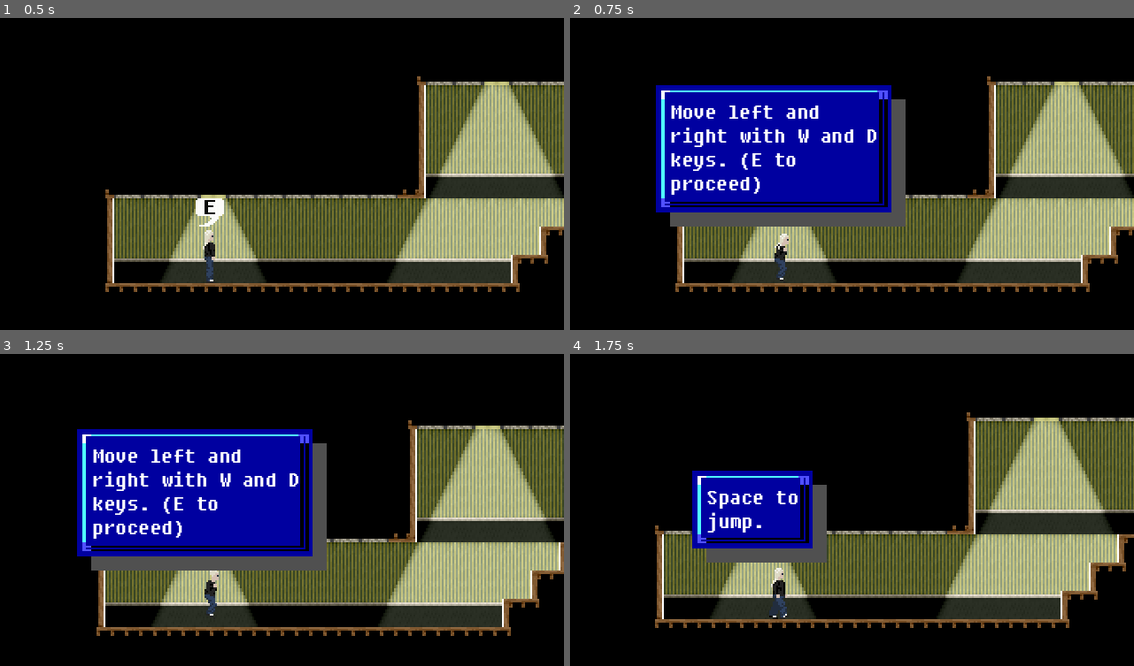
Above: before the commit, frames 1-4 (two rows, left to right).
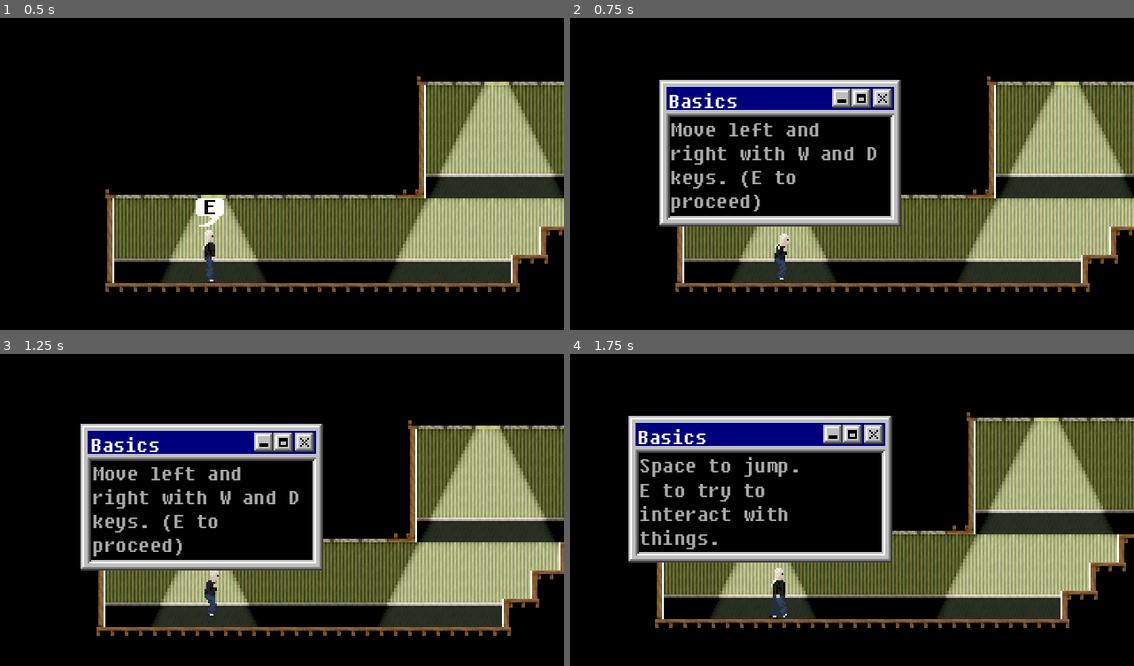
Above: after the commit, the same moments.

Repository: paulguy/player-sprite-test
Game: Godot game, scene res://game.tscn
Two runs of this game, one before a commit and one after it. Both use one fixed random seed, a clock stepped at 60 frames per second and the inputs below.
Inputs:
- Up to frame 1 (0.5 s): no input
- Up to frame 2 (0.75 s): hold D (move_right) from 0.53 s (still down); hold Space (jump) from 0.53 s (still down); tap E (use) at 0.6 s
- Up to frame 3 (1.25 s): keep holding D (move_right); keep holding Space (jump)
- Up to frame 4 (1.75 s): keep holding D (move_right); release Space (jump) at 1.28 s; tap Space (jump) at 1.35, 1.52 s; tap E (use) at 1.55 s

Frame 1 is identical in both runs. In frame 2, 20% of the frame differs, in the area x 15-60%, y 19-67%; in frame 3, 20%, in the area x 13-58%, y 22-70%; in frame 4, 16%.

Commit message:
Reskin text boxes.
Also add text box titles.

Diff:
--- a/TextboxLine.gd
+++ b/TextboxLine.gd
@@ -1,7 +1,7 @@
 extends Resource
 class_name TextboxLine
 
-@export var text : String
+@export_multiline var text : String
 @export var view_ratio : float = 1.0
 
 func _init(p_text : String = "", p_view_ratio : float = 1.0):
--- a/backrooms.tscn
+++ b/backrooms.tscn
@@ -26,7 +26,7 @@
 size = Vector2(200, 195)
 
 [sub_resource type="RectangleShape2D" id="RectangleShape2D_vhwfc"]
-size = Vector2(586, 198.5)
+size = Vector2(586, 178.5)
 
 [sub_resource type="ShaderMaterial" id="ShaderMaterial_1rv1k"]
 shader = ExtResource("3_y06f8")
@@ -41,7 +41,43 @@
 
 [sub_resource type="Resource" id="Resource_iui7x"]
 script = ExtResource("9_lp42a")
-text = "Space to jump."
+text = "Space to jump.
+E to try to interact with things."
+view_ratio = 2.0
+
+[sub_resource type="Resource" id="Resource_y5uoe"]
+script = ExtResource("9_lp42a")
+text = "Climb up some walls by walking close while on the ground and press up."
+view_ratio = 2.0
+
+[sub_resource type="Resource" id="Resource_tx4w3"]
+script = ExtResource("9_lp42a")
+text = "When on the wall, you can use up and down to move up and down, or press away to fall."
+view_ratio = 2.0
+
+[sub_resource type="Resource" id="Resource_iq5ha"]
+script = ExtResource("9_lp42a")
+text = "At the top, press towards the ledge to climb up."
+view_ratio = 2.0
+
+[sub_resource type="Resource" id="Resource_aqvhe"]
+script = ExtResource("9_lp42a")
+text = "Standing above a ledge, it's possible to climb down by pressing down."
+view_ratio = 2.0
+
+[sub_resource type="Resource" id="Resource_ybxxd"]
+script = ExtResource("9_lp42a")
+text = "Swim up with space.  It's possible also to climb up walls from the ground or when jumping out of the water."
+view_ratio = 2.0
+
+[sub_resource type="Resource" id="Resource_ssh3c"]
+script = ExtResource("9_lp42a")
+text = "Crawl by pressing down.  if there's enough space you'll get lower to allow fitting in to smaller passages.  It's only possible to crawl in the facing direction."
+view_ratio = 2.0
+
+[sub_resource type="Resource" id="Resource_6mb4a"]
+script = ExtResource("9_lp42a")
+text = "Pressing up will get back to a standing position if there's enough space.  Crawling off a ledge will automatically grab the ledge."
 view_ratio = 2.0
 
 [node name="Backrooms" type="Node2D"]
@@ -147,7 +183,7 @@
 shape = SubResource("RectangleShape2D_8skyr")
 
 [node name="CollisionShape2D2" type="CollisionShape2D" parent="WaterArea 1"]
-position = Vector2(672, 62.75)
+position = Vector2(672, 72.75)
 shape = SubResource("RectangleShape2D_vhwfc")
 
 [node name="BackBufferCopy2" type="BackBufferCopy" parent="."]
@@ -170,6 +206,27 @@
 tile_map_data = PackedByteArray("AAA0APr/AAAEAAMAAAAyAPr/AAAGAAMAAAA=")
 tile_set = ExtResource("1_u7cjc")
 
-[node name="TextboxArea" parent="." instance=ExtResource("8_bqehp")]
+[node name="Movement Tutorial" parent="." instance=ExtResource("8_bqehp")]
 position = Vector2(-154, 32)
+title = "Basics"
 text_lines = Array[ExtResource("9_lp42a")]([SubResource("Resource_my424"), SubResource("Resource_iui7x")])
+
+[node name="Climb Tutorial" parent="." instance=ExtResource("8_bqehp")]
+position = Vector2(117, -16)
+title = "Climbing Up"
+text_lines = Array[ExtResource("9_lp42a")]([SubResource("Resource_y5uoe"), SubResource("Resource_tx4w3"), SubResource("Resource_iq5ha")])
+
+[node name="Climb Tutorial 2" parent="." instance=ExtResource("8_bqehp")]
+position = Vector2(177, -256)
+title = "Climbing Down"
+text_lines = Array[ExtResource("9_lp42a")]([SubResource("Resource_aqvhe")])
+
+[node name="Swim Tutorial" parent="." instance=ExtResource("8_bqehp")]
+position = Vector2(273, -96)
+title = "Swimming"
+text_lines = Array[ExtResource("9_lp42a")]([SubResource("Resource_ybxxd")])
+
+[node name="Crawl Tutorial" parent="." instance=ExtResource("8_bqehp")]
+position = Vector2(344, 0)
+title = "Crawling"
+text_lines = Array[ExtResource("9_lp42a")]([SubResource("Resource_ssh3c"), SubResource("Resource_6mb4a")])
--- a/textbox.gd
+++ b/textbox.gd
@@ -1,60 +1,95 @@
-extends NinePatchRect
+extends Node2D
 class_name Textbox
 
-@onready var textbox = $"Textbox Text"
-var font
-var border_margin
+# some necessary shenanigans
+const TITLE_MARGIN : Vector2 = Vector2(5.0, 5.0)
+const TITLEBAR_ADJUSTMENT : Vector2 = Vector2(0.0, 11.0)
 
-func set_text(text_line : TextboxLine) -> Vector2:
+@onready var textbox : NinePatchRect = $"Textbox"
+@onready var textbox_text : RichTextLabel = $"Textbox/Textbox Text"
+@onready var titlebar : NinePatchRect = $"Title"
+@onready var titlebar_text : RichTextLabel = $"Title/Title T"
+
+var border_margin : Vector2
+var title_margin : Vector2
+var text_line : TextboxLine = null
+
+func calc_sizes() -> Vector2:
+	if text_line == null:
+		# not fully defined yet, so don't try to return anything useful
+		return Vector2.ZERO
+
 	var text_cache : Dictionary = TextboxCache.text_cache
+	var text = text_line.text
+	var ratio = text_line.view_ratio
 
-	var text : String = text_line.text
-	var ratio : float = text_line.view_ratio
-
-	# produce the key for caching purposes
-	#var key : Array = [text, ratio]
+	# force the title text to reduce to minimum
+	titlebar_text.size = Vector2.ZERO
 
 	# set the text, but try not to get it to adjust anything right away
-	textbox.autowrap_mode = TextServer.AUTOWRAP_OFF
-	textbox.fit_content = false
-	textbox.text = text
+	textbox_text.autowrap_mode = TextServer.AUTOWRAP_OFF
+	textbox_text.fit_content = false
+	textbox_text.text = text
 
 	if text_line in text_cache:
-		textbox.size.x = text_cache[text_line]
+		textbox_text.size.x = text_cache[text_line]
 		# turn wrapping back on
-		textbox.autowrap_mode = TextServer.AUTOWRAP_WORD_SMART
-		textbox.fit_content = true
+		textbox_text.autowrap_mode = TextServer.AUTOWRAP_WORD_SMART
+		textbox_text.fit_content = true
 	else:
 		# if a width still wasn't found in the cache, calculate it
 
 		# get the max string length (wrapping hasn't happened)
-		var text_width = textbox.get_content_width()
+		var text_width = textbox_text.get_content_width()
 
 		# set max width to prevent wrapping
-		textbox.size.x = text_width
+		textbox_text.size.x = text_width
 		# set wrapping mode to start
-		textbox.autowrap_mode = TextServer.AUTOWRAP_WORD_SMART
-		textbox.fit_content = true
+		textbox_text.autowrap_mode = TextServer.AUTOWRAP_WORD_SMART
+		textbox_text.fit_content = true
 		# binary search for the width closest to the desired ratio
 		var low = 0.0
 		var high = text_width
 		# this feels fragile...
 		while abs(low - high) > 1.0:
-			textbox.size.x = low + ((high - low) / 2)
-			if textbox.get_content_width() / textbox.get_content_height() < ratio:
-				low = textbox.size.x
+			textbox_text.size.x = low + ((high - low) / 2)
+			if float(textbox_text.get_content_width()) / float(textbox_text.get_content_height()) < ratio:
+				low = textbox_text.size.x
 			else:
-				high = textbox.size.x
-		text_cache[text_line] = textbox.size.x
+				high = textbox_text.size.x
+		text_cache[text_line] = textbox_text.size.x
+
+	# TODO: This kinda sucks and doesn't always give ideal results...
+	# make sure the sizes are the same and appropriate
+	if titlebar_text.size.x + title_margin.x > textbox_text.size.x + border_margin.x:
+		textbox_text.size.x = titlebar_text.size.x + title_margin.x - border_margin.x
+	else:
+		titlebar_text.size.x = textbox_text.size.x + border_margin.x - title_margin.x
+	textbox_text.size.y = textbox_text.get_content_height()
 
 	# set the box width around the border
-	size = Vector2(textbox.get_content_width(), textbox.get_content_height()) + border_margin
+	textbox.size = textbox_text.size + border_margin
+	titlebar.size = titlebar_text.size + title_margin - TITLEBAR_ADJUSTMENT
+	var total_size : Vector2 = Vector2(textbox.size.x, titlebar.size.y + textbox.size.y)
+	textbox.position = Vector2(-total_size.x / 2.0, -textbox.size.y)
+	titlebar.position = Vector2(-total_size.x / 2.0, -total_size.y)
 
-	return size
+	return total_size
+
+func set_title(title_text : String) -> void:
+	titlebar_text.text = title_text
+	return calc_sizes()
+
+func set_text(text : TextboxLine) -> Vector2:
+	text_line = text
+	return calc_sizes()
 
 # Called when the node enters the scene tree for the first time.
 func _ready():
 	# get the fixed border size
-	border_margin = Vector2(patch_margin_left + patch_margin_right,
-							patch_margin_top + patch_margin_bottom)
-	textbox.position = Vector2(patch_margin_left, patch_margin_top)
+	border_margin = Vector2(textbox.patch_margin_left + textbox.patch_margin_right,
+							textbox.patch_margin_top + textbox.patch_margin_bottom)
+	textbox_text.position = Vector2(textbox.patch_margin_left, textbox.patch_margin_top)
+	title_margin = Vector2(TITLE_MARGIN.x + titlebar.patch_margin_right,
+						   TITLE_MARGIN.y + titlebar.patch_margin_bottom)
+	titlebar_text.position = TITLE_MARGIN
--- a/textbox.tscn
+++ b/textbox.tscn
@@ -1,27 +1,54 @@
-[gd_scene load_steps=5 format=3 uid="uid://33djf7gddlrm"]
+[gd_scene load_steps=7 format=3 uid="uid://33djf7gddlrm"]
 
 [ext_resource type="Texture2D" uid="uid://o07qulyjesx4" path="res://textbox-border.png" id="1_ryswp"]
+[ext_resource type="Texture2D" uid="uid://bab8vmh7ejlcd" path="res://textbox-title.png" id="2_6plmq"]
 [ext_resource type="Script" path="res://textbox.gd" id="2_bhj23"]
 [ext_resource type="FontFile" uid="uid://dfinjgbkmygu8" path="res://FSEX302-alt.ttf" id="3_yp84b"]
+
+[sub_resource type="Theme" id="Theme_b55sb"]
+default_font = ExtResource("3_yp84b")
+default_font_size = 13
 
 [sub_resource type="Theme" id="Theme_ekoy3"]
 default_font = ExtResource("3_yp84b")
 default_font_size = 13
 
-[node name="Textbox" type="NinePatchRect"]
+[node name="Node2D" type="Node2D"]
+script = ExtResource("2_bhj23")
+
+[node name="Title" type="NinePatchRect" parent="."]
+offset_top = -18.0
+offset_right = 197.0
+texture = ExtResource("2_6plmq")
+region_rect = Rect2(0, 0, 64, 18)
+patch_margin_left = 5
+patch_margin_top = 16
+patch_margin_right = 40
+patch_margin_bottom = 2
+
+[node name="Title T" type="RichTextLabel" parent="Title"]
+layout_mode = 0
+offset_right = 40.0
+offset_bottom = 40.0
+theme = SubResource("Theme_b55sb")
+fit_content = true
+scroll_active = false
+autowrap_mode = 0
+
+[node name="Textbox" type="NinePatchRect" parent="."]
 offset_right = 197.0
 offset_bottom = 154.0
 texture = ExtResource("1_ryswp")
-patch_margin_left = 8
-patch_margin_top = 8
-patch_margin_right = 16
-patch_margin_bottom = 16
-script = ExtResource("2_bhj23")
+patch_margin_left = 6
+patch_margin_top = 3
+patch_margin_right = 6
+patch_margin_bottom = 6
 
-[node name="Textbox Text" type="RichTextLabel" parent="."]
+[node name="Textbox Text" type="RichTextLabel" parent="Textbox"]
 layout_mode = 0
 offset_right = 40.0
 offset_bottom = 40.0
 theme = SubResource("Theme_ekoy3")
+theme_override_colors/default_color = Color(0.662745, 0.662745, 0.662745, 1)
 autowrap_mode = 0
 shortcut_keys_enabled = false
--- a/textbox_area.gd
+++ b/textbox_area.gd
@@ -1,6 +1,7 @@
 extends Area2D
 class_name TextboxArea
 
+@export var title : String = "Title T"
 @export var text_lines : Array[TextboxLine]
 @export var freeze_player : bool = false
 @export var cancelable : bool = true
@@ -22,6 +23,7 @@
 	body_entered.connect(_on_body_entered)
 	body_exited.connect(_on_body_exited)
 	textbox.visible = false
+	textbox.set_title(title)
 
 func _on_body_entered(body: Node2D) -> void:
 	if body is Player:
@@ -46,7 +48,7 @@
 					player.process_mode = Node.PROCESS_MODE_DISABLED
 				textbox.visible = false
 				var size : Vector2 = textbox.set_text(text_lines[textbox_showing])
-				textbox.position = Vector2(size.x / -2.0, -size.y - (shape.shape.get_rect().size.y / 2.0))
+				textbox.position.y = -shape.shape.get_rect().size.y / 2.0
 				textbox.visible = true
 		elif cancelable and Input.is_action_just_pressed("cancel"):
 			done()
--- a/textbox_area.tscn
+++ b/textbox_area.tscn
@@ -6,6 +6,21 @@
 
 [sub_resource type="RectangleShape2D" id="RectangleShape2D_jbfu1"]
 size = Vector2(20, 32)
+
+[sub_resource type="Animation" id="Animation_tpdvx"]
+length = 0.001
+tracks/0/type = "value"
+tracks/0/imported = false
+tracks/0/enabled = true
+tracks/0/path = NodePath("Attention Sprite:modulate")
+tracks/0/interp = 1
+tracks/0/loop_wrap = true
+tracks/0/keys = {
+"times": PackedFloat32Array(0),
+"transitions": PackedFloat32Array(1),
+"update": 0,
+"values": [Color(1, 1, 1, 0.247059)]
+}
 
 [sub_resource type="Animation" id="Animation_ct04s"]
 resource_name = "fade in"
@@ -21,21 +36,6 @@
 "transitions": PackedFloat32Array(1, 1),
 "update": 0,
 "values": [Color(1, 1, 1, 0.247059), Color(1, 1, 1, 1)]
-}
-
-[sub_resource type="Animation" id="Animation_tpdvx"]
-length = 0.001
-tracks/0/type = "value"
-tracks/0/imported = false
-tracks/0/enabled = true
-tracks/0/path = NodePath("Attention Sprite:modulate")
-tracks/0/interp = 1
-tracks/0/loop_wrap = true
-tracks/0/keys = {
-"times": PackedFloat32Array(0),
-"transitions": PackedFloat32Array(1),
-"update": 0,
-"values": [Color(1, 1, 1, 0.247059)]
 }
 
 [sub_resource type="Animation" id="Animation_iiewc"]
Not shown: 1 places in backrooms.tscn that only renumber resources
Binary file changed: textbox-border.aseprite
Binary file changed: textbox-border.png
Binary file added: textbox-title.aseprite
Binary file added: textbox-title.png
Not shown, added: textbox-title.png.import
